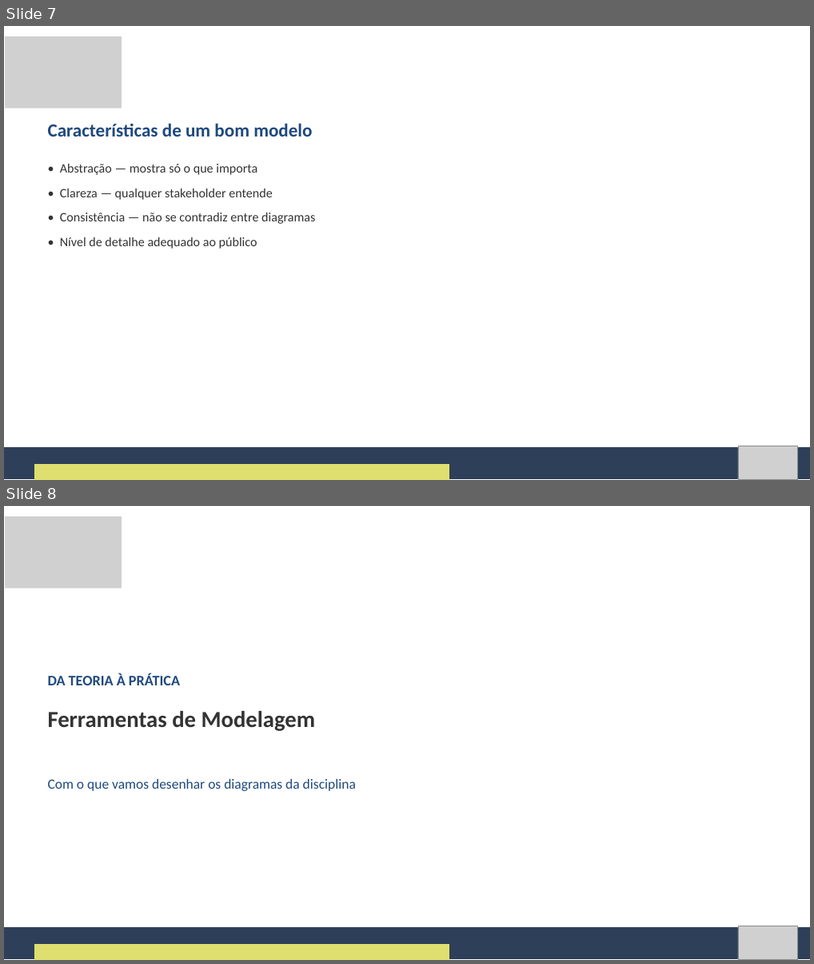
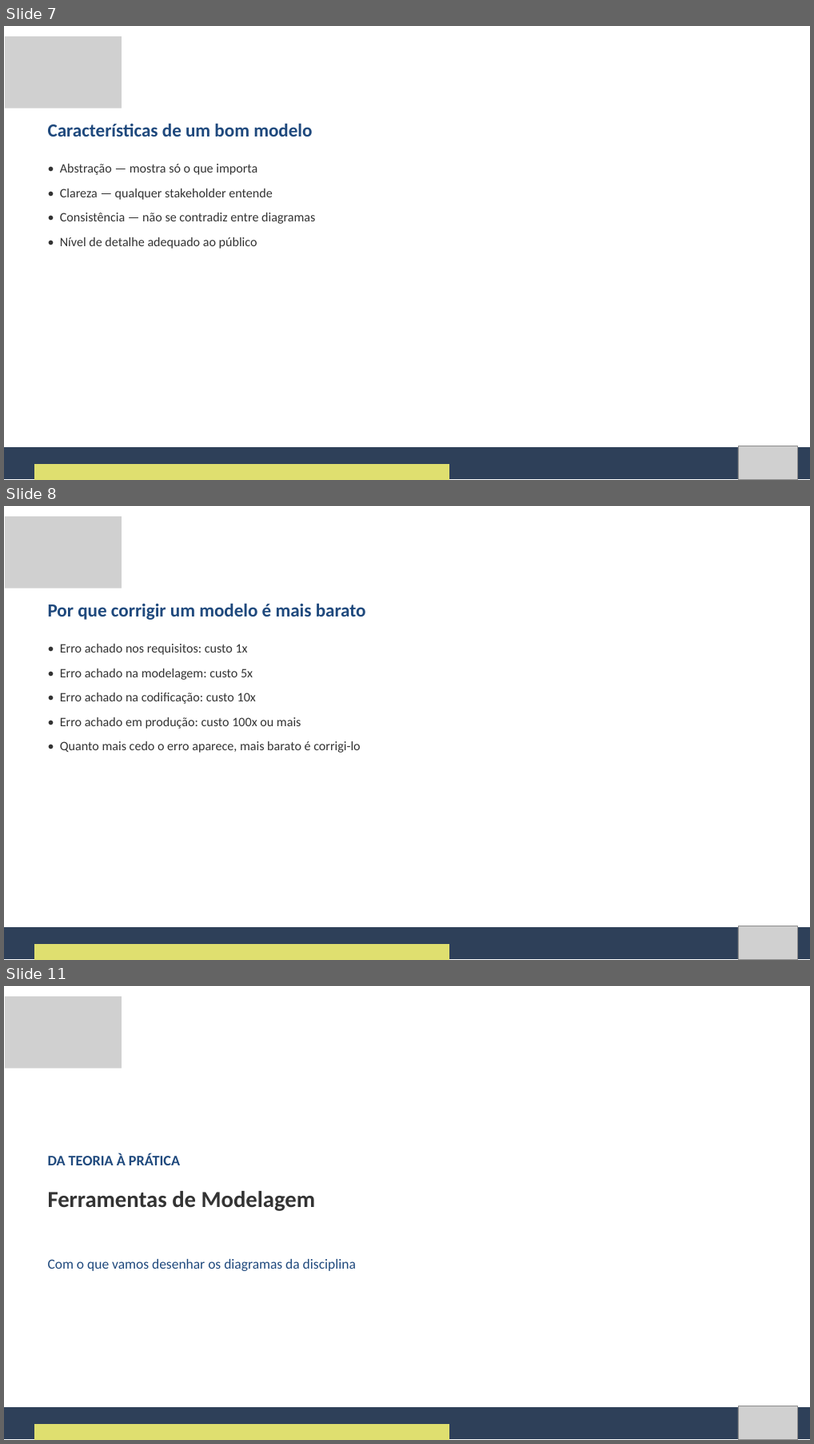
Before and after one commit to Natan20/Curso-Modelagem-De-Sistemas-Material, a slide deck: Aula 03 - 11-09-2026/Aula 3 - Slides.pptx. Shown one above the other, each under a label of ours: slides 7 and 8 before the commit, slides 7, 8 and 11 after it; the slides between them are not shown. The pictures are 814x964 and 814x1444 pixels, drawn with LibreOffice and Linux fonts; fonts in the diff are those of the drawing; grey boxes stand for pictures. Boxes give left, top, right and bottom in pixels: in the first picture for what was removed or moved away, otherwise in the second. Text is boxed around its words. In the diff, an @@ line names an element or a change of style, - is before the commit and + after.

```diff
--- a/Aula 03 - 11-09-2026/Aula 3 - Slides.pptx
+++ b/Aula 03 - 11-09-2026/Aula 3 - Slides.pptx
@@ slide 8 added at [4,506,810,960], background #FFFFFF @@
@@ picture added at [5,516,122,588] @@
@@ text added at [48,603,366,620], 33 pt, text #1F497D, bold @@
+Por que corrigir um modelo é mais barato
@@ text added at [60,644,360,752], 23 pt, text #333333 @@
+• Erro achado nos requisitos: custo 1x
+• Erro achado na modelagem: custo 5x
+• Erro achado na codificação: custo 10x
+• Erro achado em produção: custo 100x ou mais
+• Quanto mais cedo o erro aparece, mais barato é corrigi-lo
@@ freeform shape added at [4,927,810,959], fill #2E4059 @@
@@ picture added at [738,926,798,959] @@
@@ freeform shape added at [34,944,450,960], fill #DFDF6F @@
@@ what was slide 8 is now slide 11 @@
```
Also in this commit, not shown: 6 other slides added, 12 other files.
